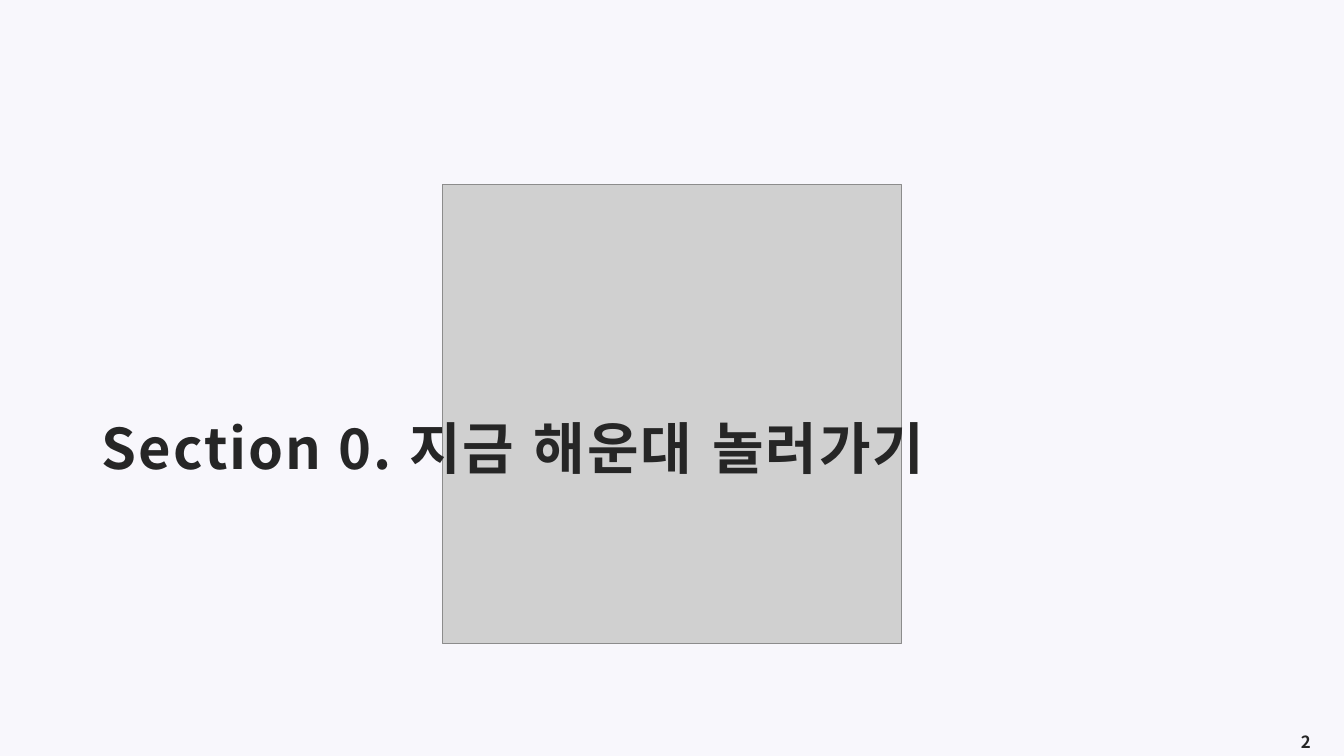
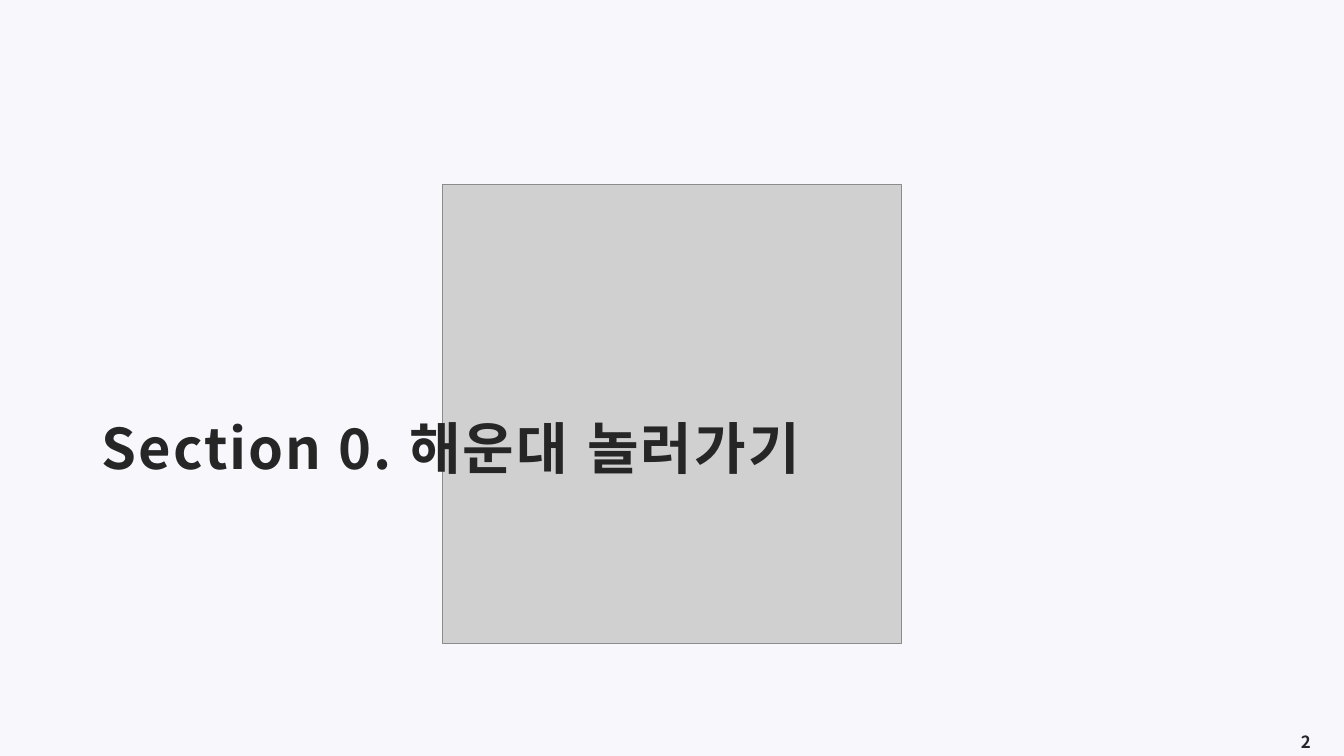
Before and after one commit to meandthey/Teaching, a slide deck: slide 2 of 생활속의 경제/01_Lectures/생활속의 경제_(에너지경제).pptx. Drawn at 1344x756 pixels with LibreOffice and Linux fonts; fonts in the diff are those of the drawing; grey boxes stand for pictures. Boxes give left, top, right and bottom in pixels: in the first picture for what was removed or moved away, otherwise in the second. Text is boxed around its words. In the diff, an @@ line names an element or a change of style, - is before the commit and + after.

```diff
--- a/생활속의 경제/01_Lectures/생활속의 경제_(에너지경제).pptx
+++ b/생활속의 경제/01_Lectures/생활속의 경제_(에너지경제).pptx
@@ title at [102,413,799,484]: text changed @@
-Section 0. 지금 해운대 놀러가기
+Section 0. 해운대 놀러가기
```
Also in this commit, not shown: 9 other slides changed, 2 slides added.
